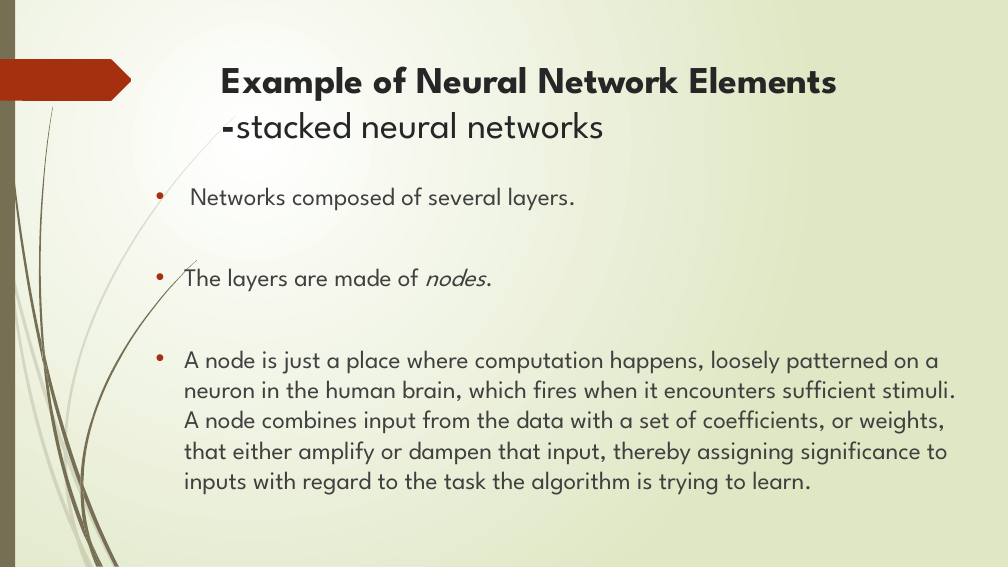
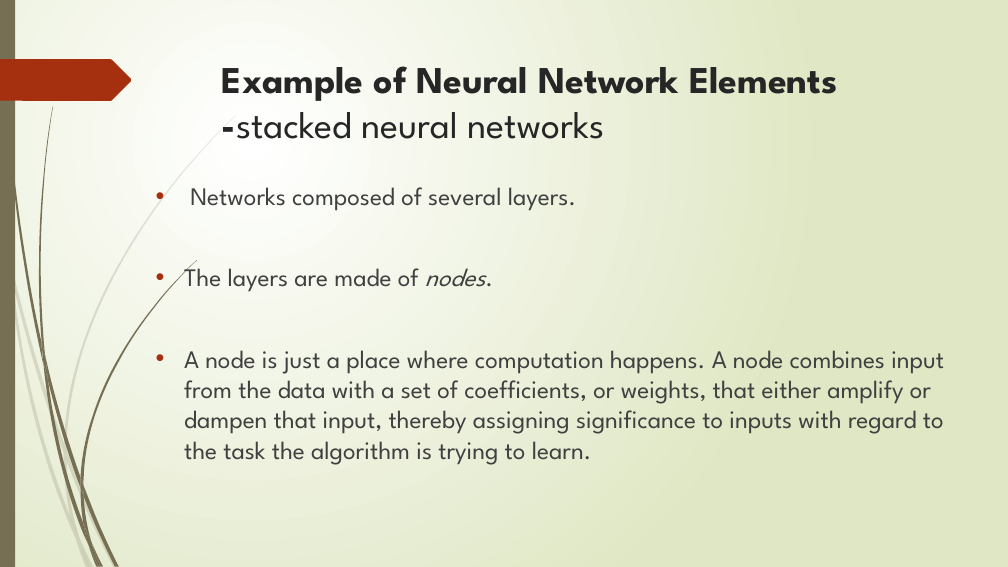
Before and after one commit to angui100/ML_TensorFlow_Workshop, a slide deck: slide 8 of ML_Workshop.pptx (slide 6 before the commit). Drawn at 1008x567 pixels with LibreOffice and Linux fonts; fonts in the diff are those of the drawing. Boxes give left, top, right and bottom in pixels: in the first picture for what was removed or moved away, otherwise in the second. Text is boxed around its words. In the diff, an @@ line names an element or a change of style, - is before the commit and + after.

```diff
--- a/ML_Workshop.pptx
+++ b/ML_Workshop.pptx
@@ text at box(184, 350, 944, 465): text changed @@
-• A node is just a place where computation happens, loosely patterned on a neuron in the human brain, which fires when it encounters sufficient stimuli. A node combines input from the data with a set of coefficients, or weights, that either amplify or dampen that input, thereby assigning significance to inputs with regard to the task the algorithm is trying to learn.
+• A node is just a place where computation happens. A node combines input from the data with a set of coefficients, or weights, that either amplify or dampen that input, thereby assigning significance to inputs with regard to the task the algorithm is trying to learn.
```
Also in this commit, not shown: 3 other slides changed, 8 slides added, 1 slide removed, 4 other files.
